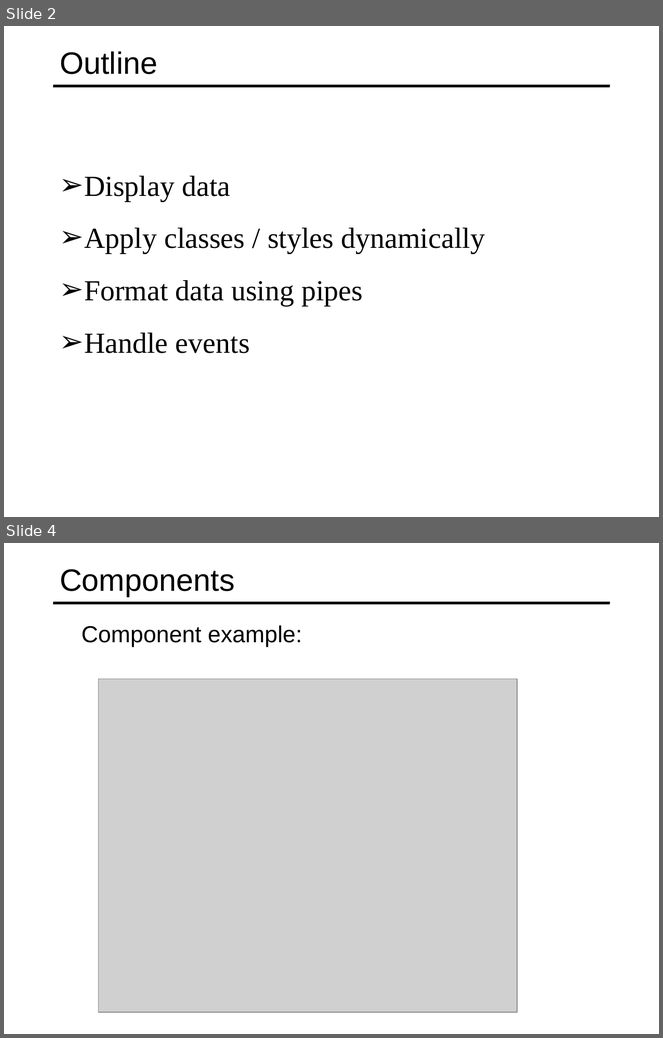
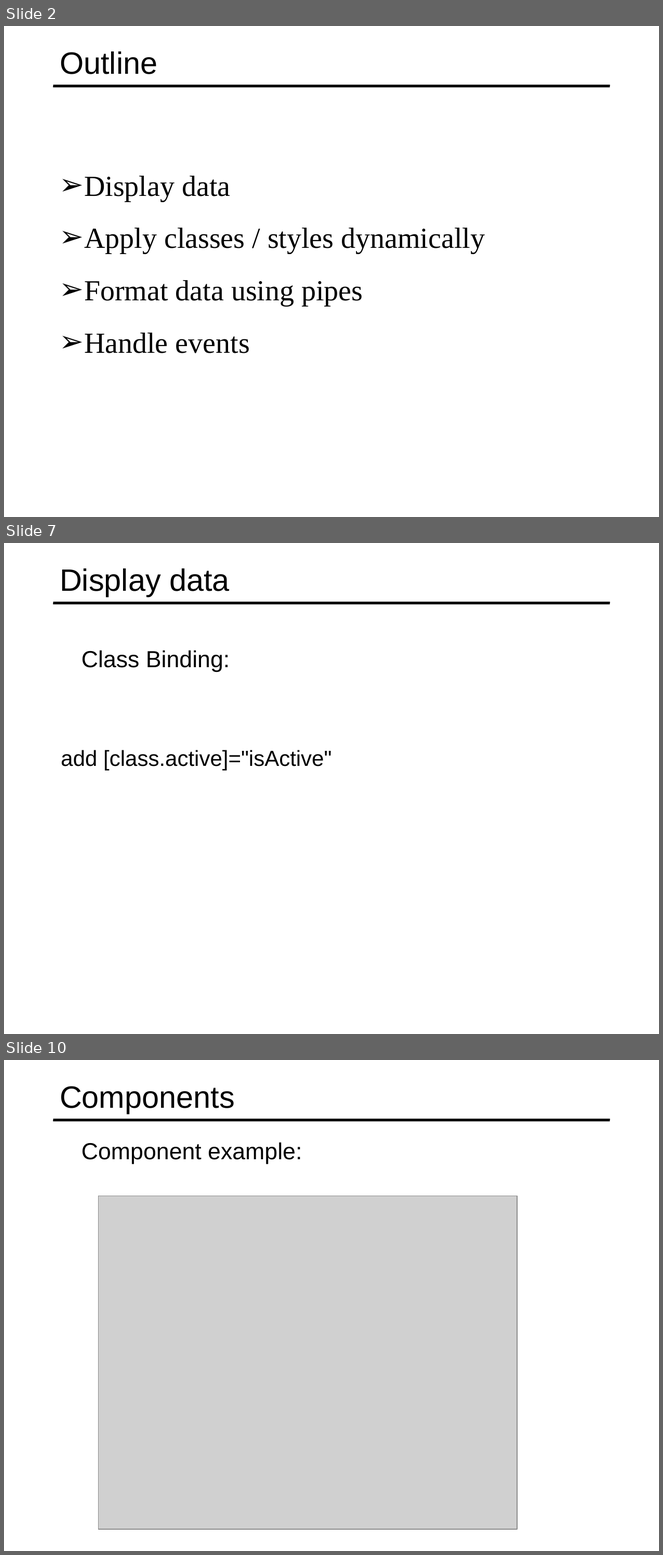
Before and after one commit to specter01wj/Jago_Link_Training, a slide deck: Angular/Angular7/Angular Advanced Course/Essentials/2.Displaying Data and Handling Events/L2_Displaying Data and Handling Events.ppt. Shown one above the other, each under a label of ours: slides 2 and 4 before the commit, slides 2, 7 and 10 after it; the slides between them are not shown. The pictures are 663x1038 and 663x1555 pixels, drawn with LibreOffice and Linux fonts; fonts in the diff are those of the drawing; grey boxes stand for pictures. Boxes give left, top, right and bottom in pixels: in the first picture for what was removed or moved away, otherwise in the second. Text is boxed around its words. In the diff, an @@ line names an element or a change of style, - is before the commit and + after.

```diff
--- a/Angular/Angular7/Angular Advanced Course/Essentials/2.Displaying Data and Handling Events/L2_Displaying Data and Handling Events.ppt
+++ b/Angular/Angular7/Angular Advanced Course/Essentials/2.Displaying Data and Handling Events/L2_Displaying Data and Handling Events.ppt
@@ slide 7 added at (4, 543, 659, 1034), background #FFFFFF; not listed: 1 template element that a slide beside it also shows @@
@@ title added at (60, 568, 230, 596), 34 pt, text #000000 @@
+Display data
@@ text added at (81, 650, 230, 672), 25.5 pt, text #000000 @@
+  Class Binding:
@@ text added at (61, 750, 332, 770), 24 pt, text #000000 @@
+  add [class.active]="isActive"
@@ what was slide 4 is now slide 10 @@
```
Also in this commit, not shown: 1 slide changed, 5 other slides added, 1 other file.
